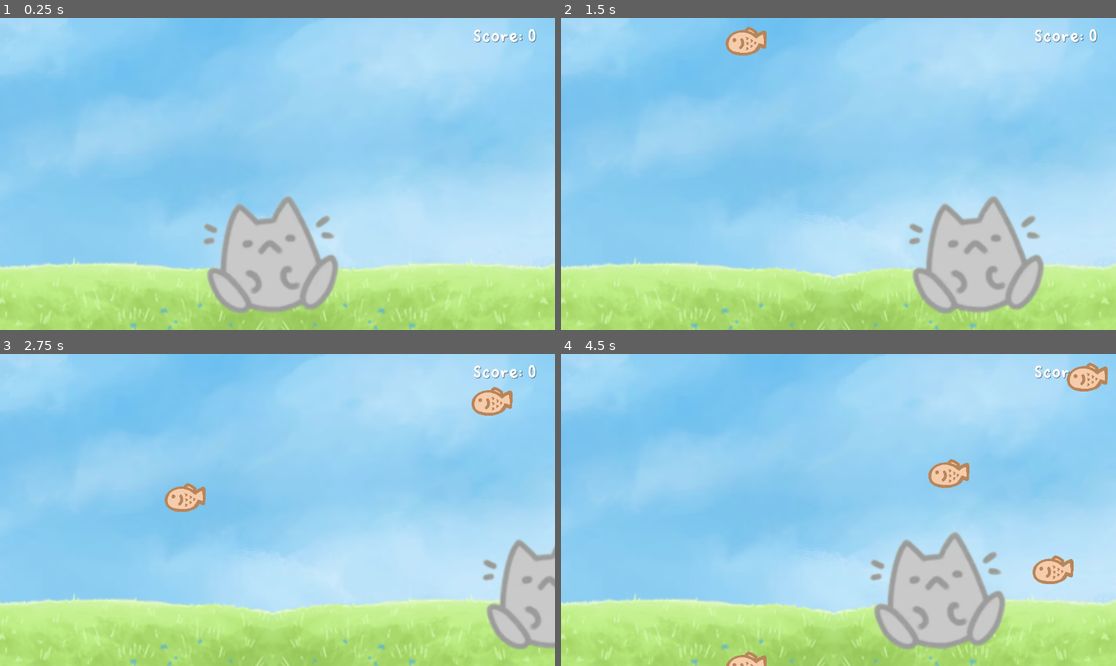
Above: before the commit, frames 1-4 (two rows, left to right).
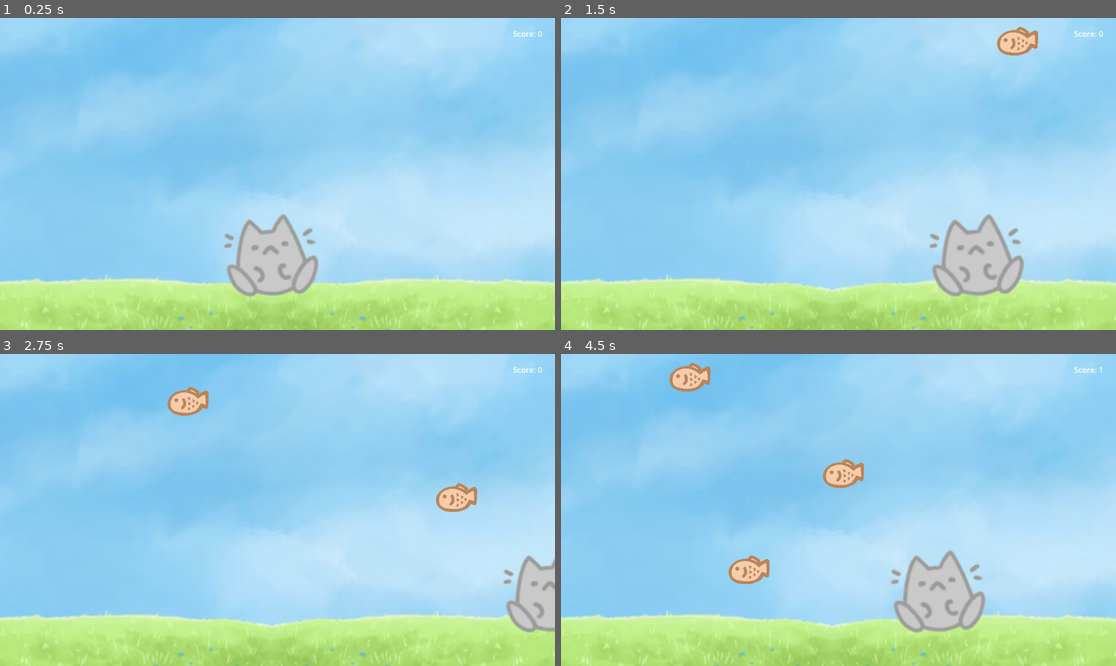
Above: after the commit, the same moments.

Repository: xinbinglim/taiyakiGuide
Game: Godot game, scene res://main.tscn
Same seed, same stepped clock (60 frames per second), same inputs: the game is played once before the commit and once after it. This scene is started directly instead of the project's main scene.
Inputs (mouse positions are in pixels of both pictures, inside the frame that each line leads up to):
- Up to frame 1 (0.25 s): no input
- Up to frame 2 (1.5 s): tap Enter at 0.5 s; move the mouse to (960, 158) at 0.52 s; hold Right (ui_right) 0.53-1.28 s; tap Alt at 0.6 s; click (960, 158) at 0.67 s; move the mouse to (727, 189) at 1.27 s; hold Down from 1.28 s (still down); tap Shift at 1.35 s
- Up to frame 3 (2.75 s): move the mouse to (333, 441) at 2.02 s; release Down at 2.03 s; hold Right (ui_right) from 2.03 s (still down); tap Alt at 2.1 s
- Up to frame 4 (4.5 s): move the mouse to (810, 572) at 2.77 s; release Right (ui_right) at 2.78 s; hold Up 2.78-3.53 s; tap Shift at 2.85, 4.35 s; click (810, 572) at 2.92 s; move the mouse to (1005, 556) at 3.52 s; hold Left (ui_left) from 3.53 s (still down); tap Alt at 3.6 s; move the mouse to (672, 463) at 4.27 s

The runs differ from the first frame. In frame 1, 14% of the frame differs, in the area x 0-100%, y 0-100%; in frame 2, 15%; in frame 3, 14%; in frame 4, 17%.

Commit message:
taiyaki guide in progress

Diff:
--- a/main.gd
+++ b/main.gd
@@ -1,9 +1,11 @@
-extends Node2D
+extends Node
 
 var score = 0
-
 var taiyaki_scene = preload("res://taiyaki.tscn")
 
+func update_score():
+	score += 1
+	$Score.text = "Score: " + str(score)
 
 func _on_timer_timeout() -> void:
 	var taiyaki = taiyaki_scene.instantiate()
--- a/main.tscn
+++ b/main.tscn
@@ -1,42 +1,32 @@
-[gd_scene load_steps=8 format=3 uid="uid://bu43xrsgbitt5"]
+[gd_scene load_steps=7 format=3 uid="uid://bu43xrsgbitt5"]
 
-[ext_resource type="Script" uid="uid://b6da2acsck1io" path="res://main.gd" id="1_ybq6y"]
-[ext_resource type="Texture2D" uid="uid://cckn6kdb6lk7a" path="res://Taiyaki Assets-20261124T073256Z-1-001/Taiyaki Assets/sky.Cd26rYaA.png" id="2_11ixh"]
-[ext_resource type="Texture2D" uid="uid://xdap3h2loy2x" path="res://Taiyaki Assets-20261124T073256Z-1-001/Taiyaki Assets/grass.png" id="3_w078t"]
-[ext_resource type="FontFile" uid="uid://c57oe0cxie43b" path="res://Taiyaki Assets-20261124T073256Z-1-001/Taiyaki Assets/taiyaki.CytOCdWv.woff2" id="5_fd6ls"]
-[ext_resource type="Script" uid="uid://bva8abvkpnvdc" path="res://player.gd" id="6_boi4p"]
+[ext_resource type="Script" uid="uid://dqs5njpdmbxo7" path="res://main.gd" id="1_ybq6y"]
+[ext_resource type="Texture2D" uid="uid://cckn6kdb6lk7a" path="res://Taiyaki Assets-20261124T073256Z-1-001/Taiyaki Assets/sky.Cd26rYaA.png" id="2_1bvp3"]
+[ext_resource type="Texture2D" uid="uid://xdap3h2loy2x" path="res://Taiyaki Assets-20261124T073256Z-1-001/Taiyaki Assets/grass.png" id="3_lquwl"]
+[ext_resource type="Script" uid="uid://btkv6j4ypbi4m" path="res://player.gd" id="6_boi4p"]
 [ext_resource type="Texture2D" uid="uid://orrjhdwgntk0" path="res://Taiyaki Assets-20261124T073256Z-1-001/Taiyaki Assets/cat.png" id="7_rqpmi"]
 
 [sub_resource type="CapsuleShape2D" id="CapsuleShape2D_lquwl"]
-radius = 36.0
-height = 92.0
+radius = 90.00003
+height = 180.00006
 
-[node name="Main" type="Node2D"]
+[node name="Node" type="Node"]
 script = ExtResource("1_ybq6y")
 
-[node name="Sky" type="Sprite2D" parent="."]
-position = Vector2(551, 308)
-texture = ExtResource("2_11ixh")
+[node name="Background" type="Sprite2D" parent="."]
+position = Vector2(556, 261)
+texture = ExtResource("2_1bvp3")
 
-[node name="Grass" type="Sprite2D" parent="."]
-position = Vector2(566, 553)
-scale = Vector2(3, 3)
-texture = ExtResource("3_w078t")
-
-[node name="Score" type="Label" parent="."]
-offset_left = 982.0
-offset_top = 21.0
-offset_right = 1114.0
-offset_bottom = 73.0
-theme_override_colors/font_color = Color(1, 1, 1, 1)
-theme_override_colors/font_shadow_color = Color(0, 0, 0, 0.48235294)
-theme_override_fonts/font = ExtResource("5_fd6ls")
-theme_override_font_sizes/font_size = 40
-text = "Score: 0"
+[node name="Background2" type="Sprite2D" parent="."]
+position = Vector2(564.00006, 578)
+scale = Vector2(2.5, 2.5)
+texture = ExtResource("3_lquwl")
 
 [node name="Player" type="CharacterBody2D" parent="."]
 position = Vector2(565, 496)
+scale = Vector2(0.7, 0.7)
 script = ExtResource("6_boi4p")
+metadata/_edit_group_ = true
 
 [node name="Sprite2D" type="Sprite2D" parent="Player"]
 scale = Vector2(1.2, 1.2)
@@ -50,4 +40,11 @@
 [node name="Timer" type="Timer" parent="."]
 autostart = true
 
+[node name="Score" type="Label" parent="."]
+offset_left = 1065.0
+offset_top = 21.0
+offset_right = 1126.0
+offset_bottom = 44.0
+text = "Score: 0"
+
 [connection signal="timeout" from="Timer" to="." method="_on_timer_timeout"]
--- a/taiyaki.gd
+++ b/taiyaki.gd
@@ -1,13 +1,13 @@
 extends Area2D
 
-var speed = 200.0
+var speed = 200.0 #falling speed
+@onready var main_scene = get_parent() #get parent node - which is the main_scene
 
-func _process(delta: float) -> void:
-	position.y += speed * delta
-	if position.y > 800:
-		queue_free()
+func _process(delta: float) -> void: #run on every frame
+	position.y += speed * delta #the taiyaki will keep falling down
+	if position.y > 800: #according to the window size
+		queue_free() # delete itself
 
 func _on_body_entered(body: Node2D) -> void:
-	get_parent().score = get_parent().score + 1
-	get_parent().get_node("Score").text = "Score: " + str(get_parent().score)
+	get_parent().update_score()
 	queue_free()
--- a/taiyaki.tscn
+++ b/taiyaki.tscn
@@ -7,7 +7,7 @@
 radius = 26.0
 height = 84.0
 
-[node name="taiyaki" type="Area2D"]
+[node name="Taiyaki" type="Area2D"]
 script = ExtResource("1_tj7v3")
 
 [node name="Sprite2D" type="Sprite2D" parent="."]
Not shown, changed: main.gd.uid
Not shown, changed: player.gd.uid
